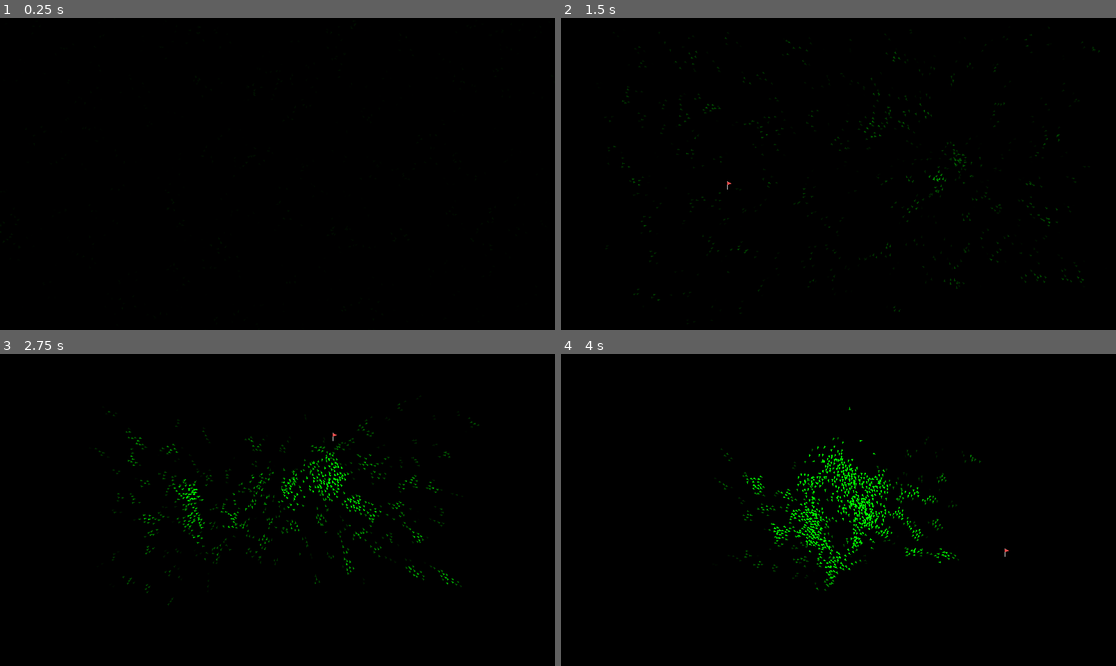
Above: before the commit, frames 1-4 (two rows, left to right).
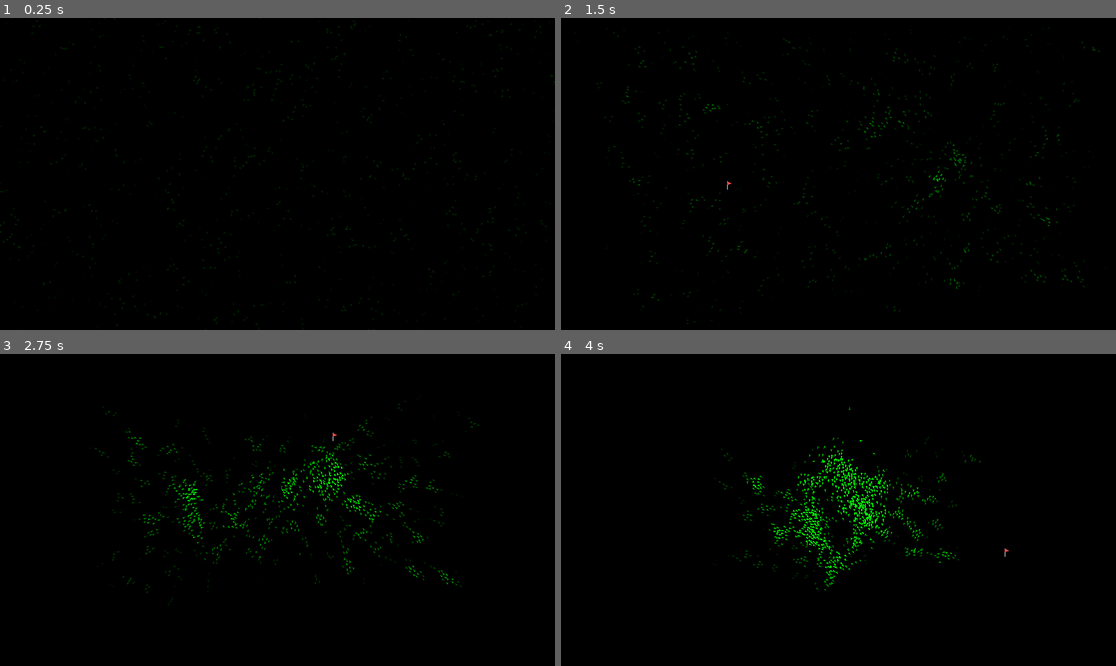
Above: after the commit, the same moments.

Repository: kyrick/godot-boids-acceleration-structure
Game: Godot game, scene res://Levels/RandomSpawn/RandomSpawn.tscn
The game is run twice, just before and just after one commit, with the same random seed, the same clock (stepped at 60 frames per second) and the same inputs.
Inputs (mouse positions are in pixels of both pictures, inside the frame that each line leads up to):
- Up to frame 1 (0.25 s): no input
- Up to frame 2 (1.5 s): move the mouse to (960, 158) at 0.52 s; click (960, 158) at 0.67 s; move the mouse to (727, 189) at 1.27 s; click (727, 189) at 1.42 s
- Up to frame 3 (2.75 s): move the mouse to (333, 441) at 2.02 s; click (333, 441) at 2.17 s
- Up to frame 4 (4 s): move the mouse to (810, 572) at 2.77 s; click (810, 572) at 2.92 s; move the mouse to (1005, 556) at 3.52 s; click (1005, 556) at 3.67 s

The runs differ from the first frame. In frame 1, 0.2% of the frame differs, in the area x 0-100%, y 0-100%; in frame 2, 0.2%; in frame 3, 0.4%; in frame 4, 0.8%, in the area x 29-75%, y 16-76%.

Commit message:
more color options maybe

Diff:
--- a/Actors/Boid/Boid.gd
+++ b/Actors/Boid/Boid.gd
@@ -18,7 +18,7 @@
 
 # a 2D array of "cells"
 var flock = []
-var _flock_size: int = 0
+var flock_size: int = 0
 
 
 func _ready():
@@ -47,7 +47,7 @@
 	var cohesion_vector = vectors[0] * cohesion_force
 	var align_vector = vectors[1] * algin_force
 	var separation_vector = vectors[2] * separation_force
-	_flock_size = vectors[3]
+	flock_size = vectors[3]
 
 	var acceleration = align_vector + cohesion_vector + separation_vector
 	if mouse_follow:
--- a/Actors/Crow/Crow.gd
+++ b/Actors/Crow/Crow.gd
@@ -1,13 +1,25 @@
 extends "res://Actors/Boid/Boid.gd"
 
-var _highlight = 0.0
+var flock_highlight = 0.0
+
+onready var middle_screen = screen_size / 2
+onready var max_distance = screen_size.distance_to(middle_screen)
+
 
 func _process(_delta):
 	look_at(global_position + velocity)
 
-	if _flock_size and _highlight < _flock_size / 10.0:
-		_highlight += _flock_size / 1000.0
-	elif _highlight > 0:
-		_highlight -= 0.01
+	if flock_size and flock_highlight < float(flock_size) / float(max_flock_size):
+		flock_highlight += 0.01
+	elif flock_highlight > 0:
+		flock_highlight -= 0.01
 
-	$Sprite.modulate = Color(0, _highlight, 0)
+	var angle_highlight = velocity.angle_to_point(Vector2.ZERO) / 6.28319
+	var distance_highlight = (max_distance - global_position.distance_to(middle_screen))/ max_distance
+
+	$Sprite.modulate = Color(0, flock_highlight, 0)
+
+#	$Sprite.modulate = Color(angle_highlight,
+#							 0,
+#							 distance_highlight,
+#							 flock_highlight)
--- a/Levels/RandomSpawn/RandomSpawn.gd
+++ b/Levels/RandomSpawn/RandomSpawn.gd
@@ -16,13 +16,13 @@
 
 func _ready():
 	# initialize the boids
-	for i in max_boids:
+	for _i in max_boids:
 		randomize()
 		var boid = Boid.instance()
 		var init_pos: = Vector2(rand_range(0, screen_size.x), rand_range(0, screen_size.y))
 		boid.position = init_pos
 		boids.append(boid)
-		add_child(boids[i])
+		add_child(boid)
 
 
 func _process(delta):
